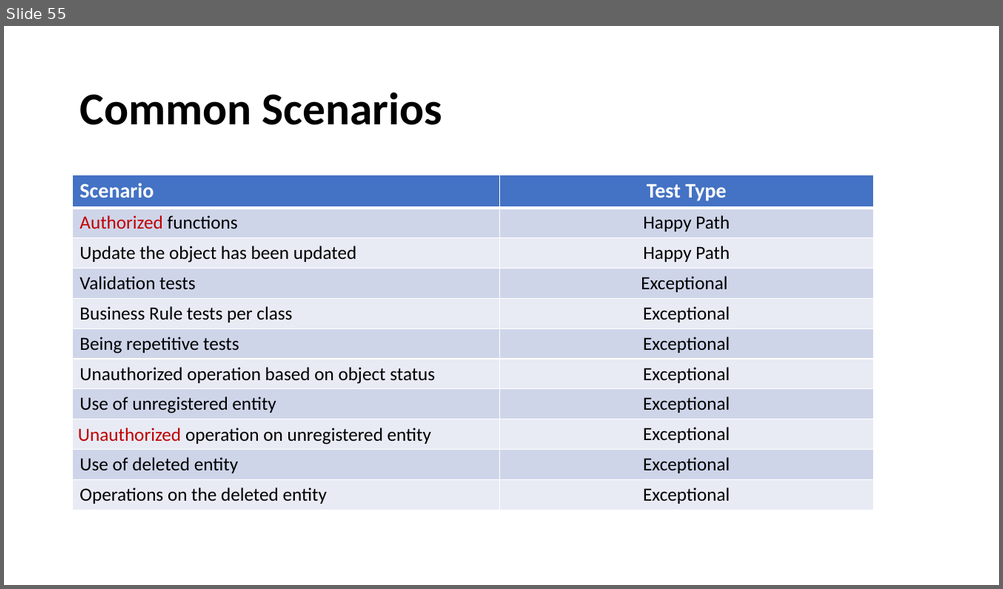
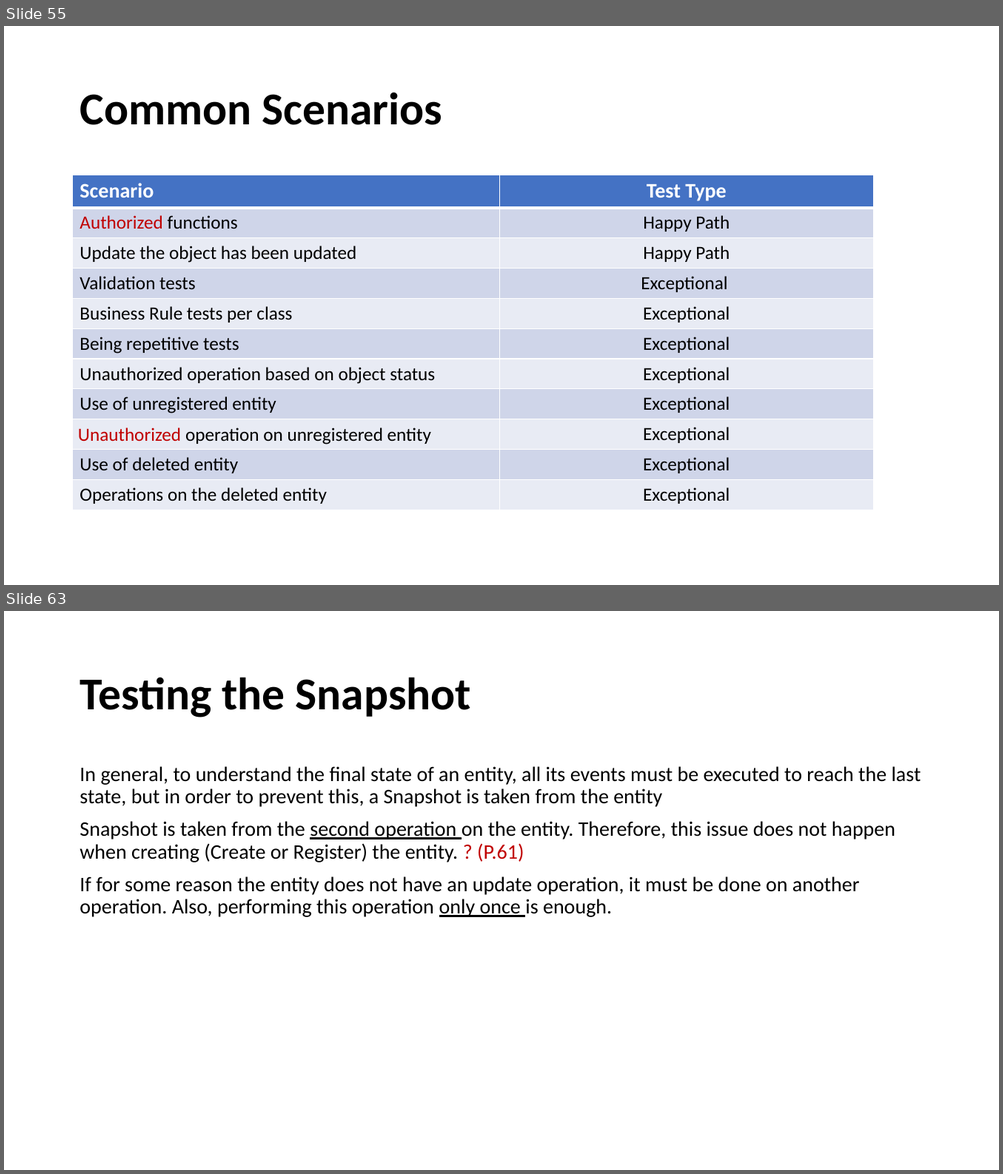
Before and after one commit to fmontazeri/Knowledeg, a slide deck: Gherkin.pptx. Shown one above the other, each under a label of ours: slide 55 before the commit, slides 55 and 63 after it; the slides between them are not shown. The pictures are 1003x589 and 1003x1174 pixels, drawn with LibreOffice and Linux fonts; fonts in the diff are those of the drawing. Boxes give left, top, right and bottom in pixels: in the first picture for what was removed or moved away, otherwise in the second. Text is boxed around its words. In the diff, an @@ line names an element or a change of style, - is before the commit and + after.

```diff
--- a/Gherkin.pptx
+++ b/Gherkin.pptx
@@ slide 63 added at <box>4,611,999,1170</box>, background #FFFFFF @@
@@ title added at <box>79,677,471,718</box>, 44 pt, text #000000, bold @@
+Testing the Snapshot
@@ text added at <box>79,766,921,917</box>, 20 pt, text #000000 @@
+In general, to understand the final state of an entity, all its events must be executed to reach the last state, but in order to prevent this, a Snapshot is taken from the entity
+Snapshot is taken from the second operation on the entity. Therefore, this issue does not happen when creating (Create or Register) the entity. ? (P.61)
+If for some reason the entity does not have an update operation, it must be done on another operation. Also, performing this operation only once is enough.
```
Also in this commit, not shown: 15 slides changed, 5 other slides added.
